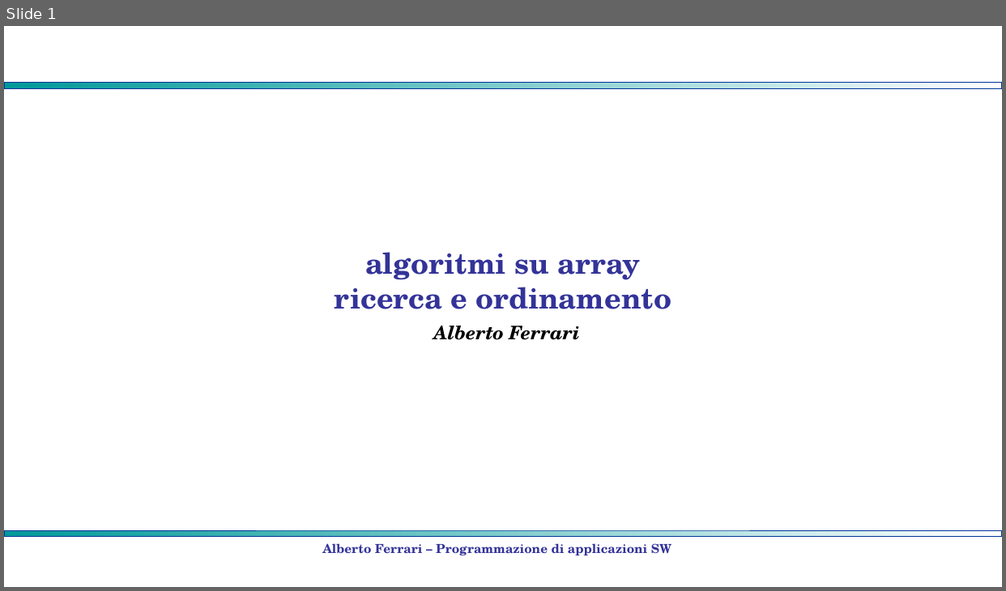
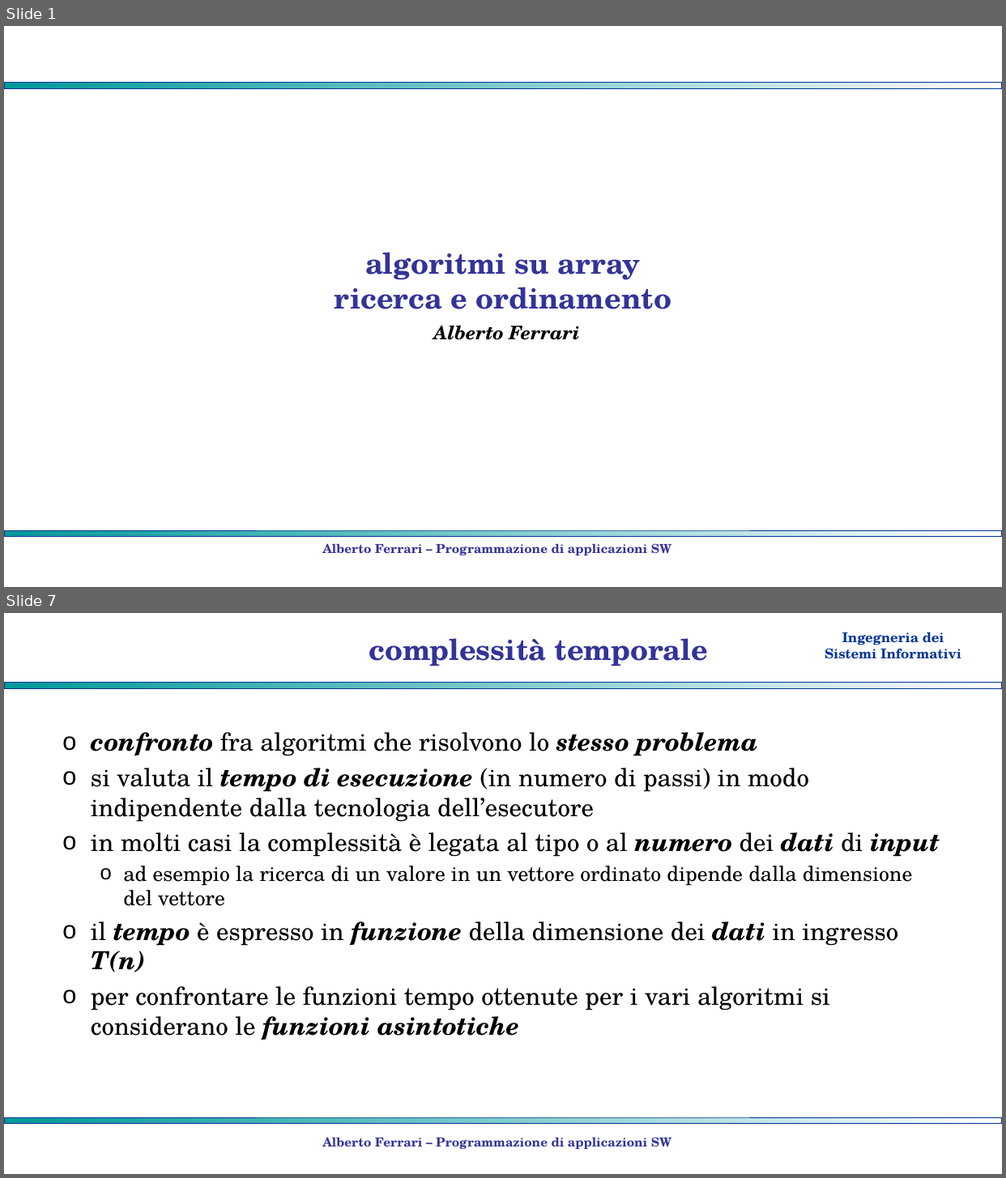
Before and after one commit to albertoferrari/pasw, a slide deck: lezioni/PASW08 - array - ricerca ordinamento.pptx. Shown one above the other, each under a label of ours: slide 1 before the commit, slides 1 and 7 after it; the slides between them are not shown. The pictures are 1006x591 and 1006x1178 pixels, drawn with LibreOffice and Linux fonts; fonts in the diff are those of the drawing; background and template pictures are left out. Boxes give left, top, right and bottom in pixels: in the first picture for what was removed or moved away, otherwise in the second. Text is boxed around its words. In the diff, an @@ line names an element or a change of style, - is before the commit and + after.

```diff
--- a/lezioni/PASW08 - array - ricerca ordinamento.pptx
+++ b/lezioni/PASW08 - array - ricerca ordinamento.pptx
@@ slide 7 added at (x1=4, y1=613, x2=1002, y2=1174), background #FFFFFF; not listed: 1 template element that a slide beside it also shows @@
@@ text added at (x1=825, y1=632, x2=961, y2=659), 13 pt, text #003399, bold @@
+Ingegneria dei
+Sistemi Informativi
@@ title added at (x1=368, y1=638, x2=708, y2=666), 28 pt, text #333399, bold @@
+complessità temporale
@@ rectangle added at (x1=4, y1=683, x2=1002, y2=688), fill gradient #009999 to #FFFFFF, outline #003399 0.75 pt @@
@@ text added at (x1=91, y1=732, x2=940, y2=1040), 24 pt, text #000000 @@
+o confronto fra algoritmi che risolvono lo stesso problema
+o si valuta il tempo di esecuzione (in numero di passi) in modo indipendente dalla tecnologia dell’esecutore
+o in molti casi la complessità è legata al tipo o al numero dei dati di input
+  o ad esempio la ricerca di un valore in un vettore ordinato dipende dalla dimensione del vettore
+o il tempo è espresso in funzione della dimensione dei dati in ingresso T(n)
+o per confrontare le funzioni tempo ottenute per i vari algoritmi si considerano le funzioni asintotiche
@@ text added at (x1=322, y1=1137, x2=671, y2=1149), 12 pt, text #333399, bold @@
+Alberto Ferrari – Programmazione di applicazioni SW
```
Also in this commit, not shown: 14 slides changed, 15 other slides added, 1 other file.
